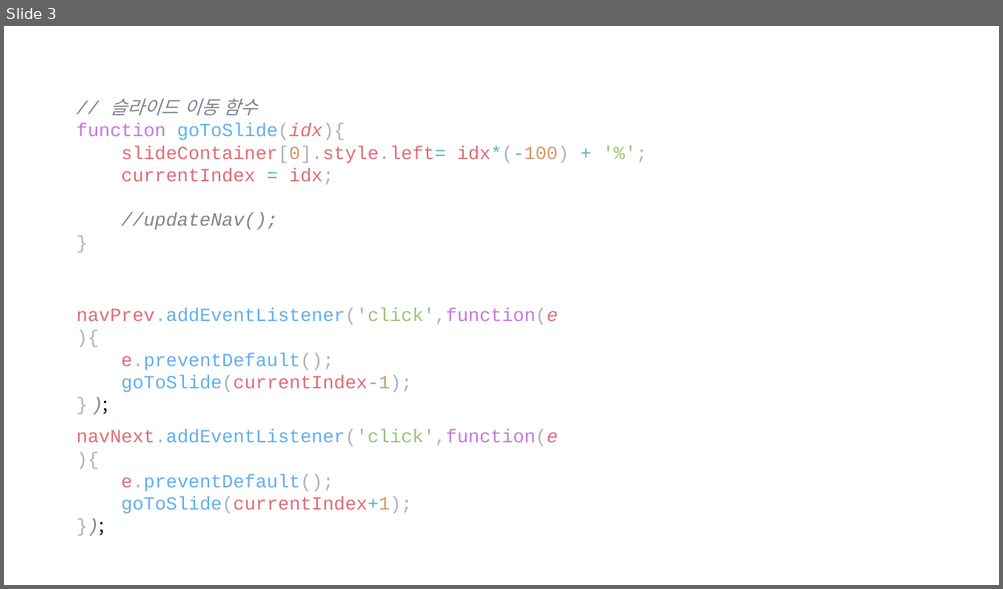
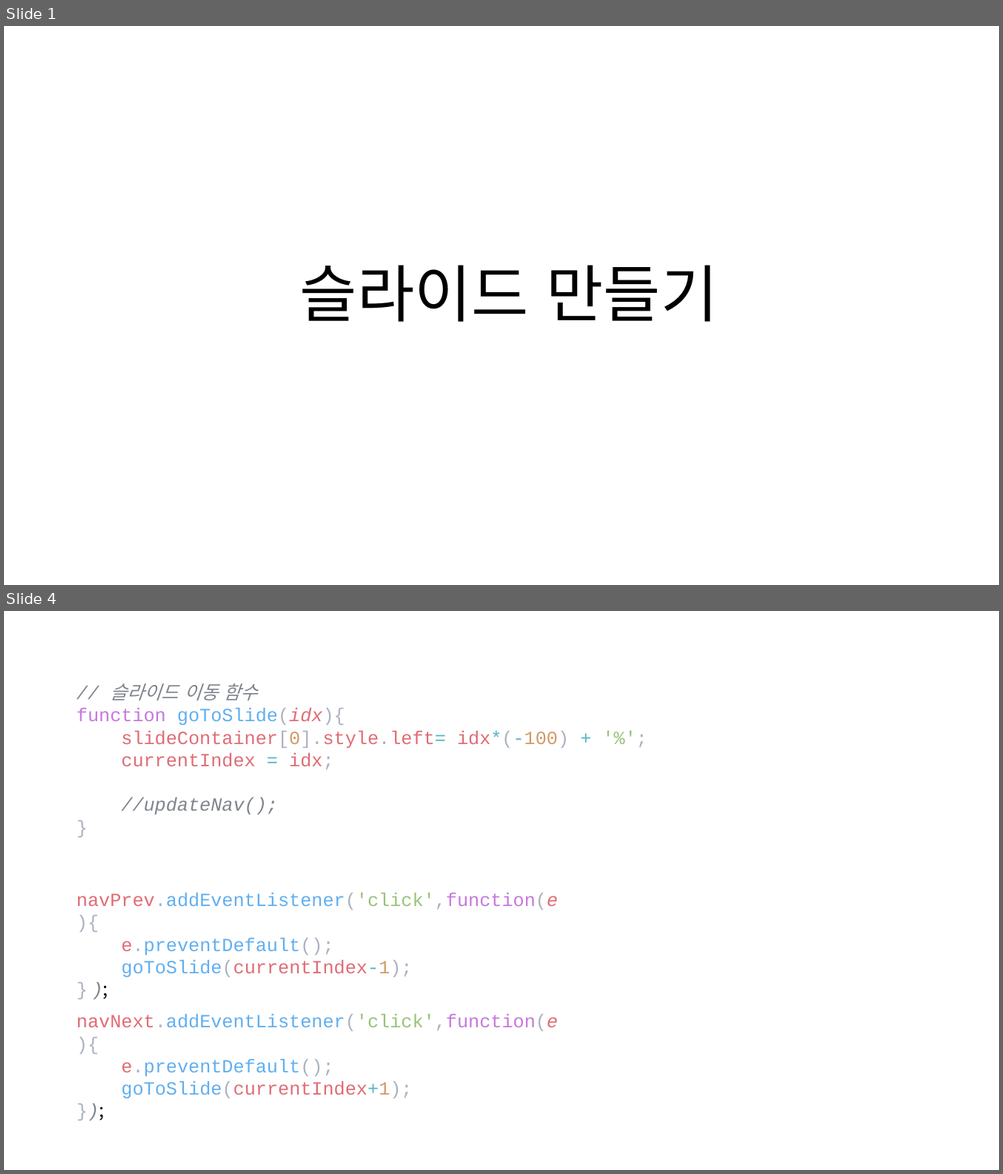
Before and after one commit to lsh58/Javascript, a slide deck: study/ex03_제작/추가내용.pptx. Shown one above the other, each under a label of ours: slide 3 before the commit, slides 1 and 4 after it; the slides between them are not shown. The pictures are 1003x589 and 1003x1174 pixels, drawn with LibreOffice and Linux fonts; fonts in the diff are those of the drawing. Boxes give left, top, right and bottom in pixels: in the first picture for what was removed or moved away, otherwise in the second. Text is boxed around its words. In the diff, an @@ line names an element or a change of style, - is before the commit and + after.

```diff
--- a/study/ex03_제작/추가내용.pptx
+++ b/study/ex03_제작/추가내용.pptx
@@ slide 1 added at <box>4,26,999,585</box>, background #FFFFFF @@
@@ text added at <box>300,265,717,322</box>, 60 pt, text #000000 @@
+슬라이드 만들기
@@ what was slide 3 is now slide 4 @@
```
Also in this commit, not shown: 2 slides changed, 5 other slides added, 2 slides removed, 1 other file.
